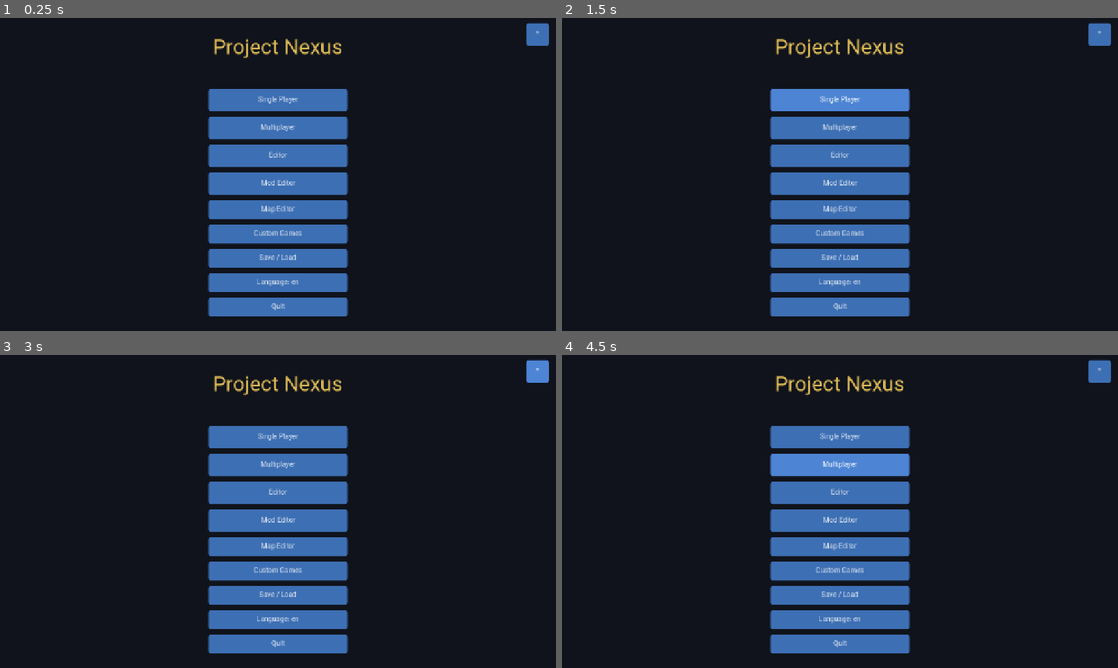
Above: before the commit, frames 1-4 (two rows, left to right).
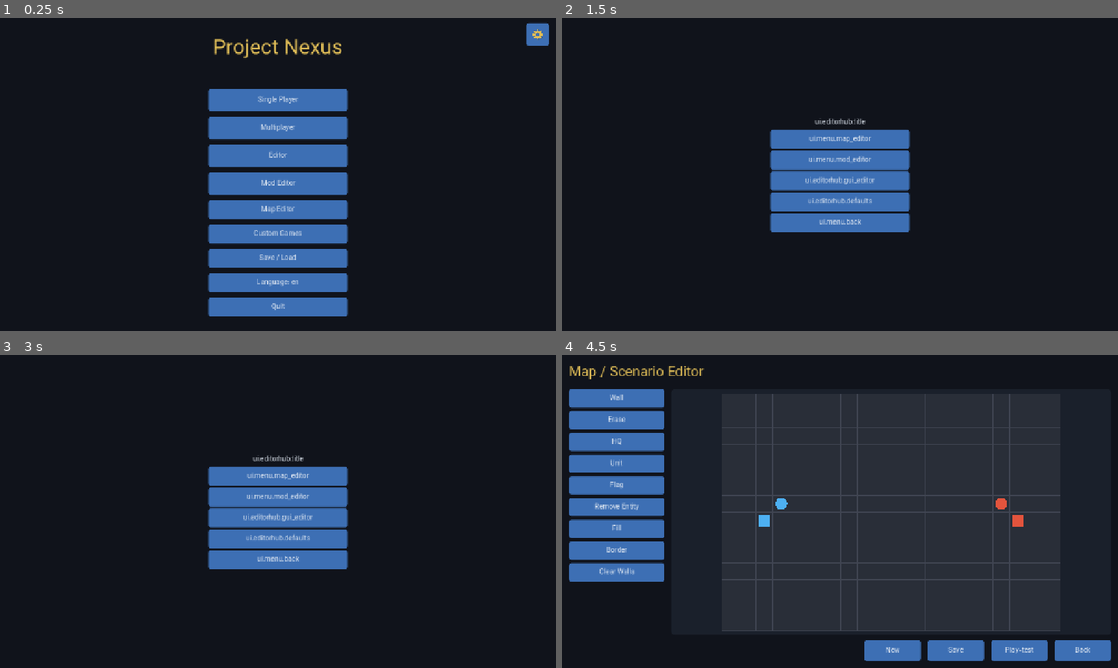
Above: after the commit, the same moments.

Repository: golshandvr-del/Sjalwmbdjdlxl
Game: Godot game, scene res://scenes/main_menu.tscn
The game is run twice, just before and just after one commit, with the same random seed, the same clock (stepped at 60 frames per second) and the same inputs.
Inputs (mouse positions are in pixels of both pictures, inside the frame that each line leads up to):
- Up to frame 1 (0.25 s): no input
- Up to frame 2 (1.5 s): click "Editor" at 0.5 s; click (840, 99) at 1.25 s, where only the run before the commit has a clickable "Single Player"
- Up to frame 3 (3 s): click (278, 436) at 2 s, where only the run before the commit has a clickable "Single Player"; click (539, 370) at 2.75 s, where only the run before the commit has a clickable "*"
- Up to frame 4 (4.5 s): click (840, 570) at 3.5 s, where only the run before the commit has a clickable "Custom Games"; click (840, 477) at 4.25 s, where only the run after the commit has a clickable "ui.menu.map_editor"

The runs differ from the first frame. In frame 1, less than 0.1% of the frame differs, in the area x 95-98%, y 3-8%; in frame 2, 12%; in frame 3, 12%; in frame 4, 60%, in the area x 1-99%, y 1-98%.
Error before the commit: Parse Error: Identifier "_on_editor" not declared in the current scope. (res://ui/shared/main_menu.gd:126)

Commit message:
feat(mc8): _on_editor navigates to NavService.EDITOR_HUB (MC8.2/req9)

Diff:
--- a/ui/shared/main_menu.gd
+++ b/ui/shared/main_menu.gd
@@ -307,6 +307,14 @@
 func _on_options() -> void:
 	_store_locale()
 	get_tree().change_scene_to_file(OPTIONS_SCENE)
+
+
+# MC8.2 (req 9): open the unified editor hub. The hub itself launches the map /
+# mod / GUI editors and the defaults screen, and NavService routes their "back"
+# to the hub and the hub's "back" to this main menu.
+func _on_editor() -> void:
+	_store_locale()
+	get_tree().change_scene_to_file(NavService.EDITOR_HUB)
 
 
 func _on_mod_editor() -> void:
